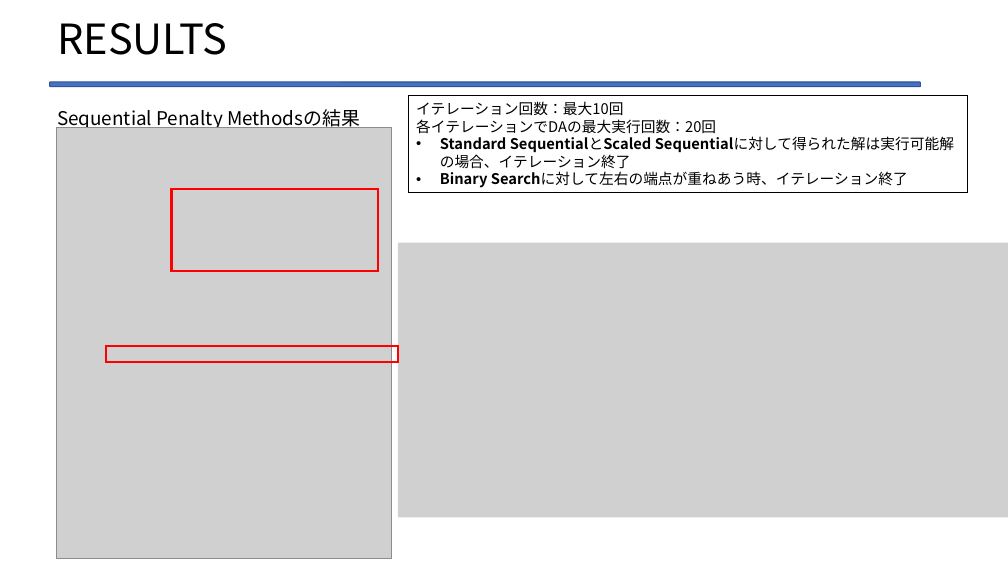
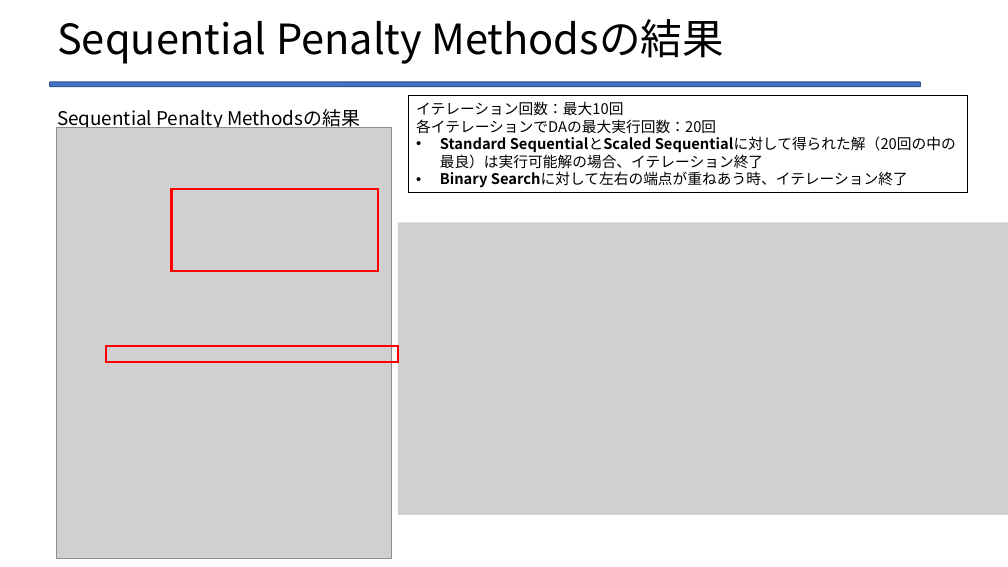
Before and after one commit to Legolas9999/zemi, a slide deck: slide 47 of lcj_ron_zemi2.pptx (slide 45 before the commit). Drawn at 1008x567 pixels with LibreOffice and Linux fonts; fonts in the diff are those of the drawing; grey boxes stand for pictures. Boxes give left, top, right and bottom in pixels: in the first picture for what was removed or moved away, otherwise in the second. Text is boxed around its words. In the diff, an @@ line names an element or a change of style, - is before the commit and + after.

```diff
--- a/lcj_ron_zemi2.pptx
+++ b/lcj_ron_zemi2.pptx
@@ title at (57,19,724,64): text changed @@
-RESULTS
+Sequential Penalty Methodsの結果
@@ text in rectangle at (440,136,956,169): text changed; bold off @@
-• Standard SequentialとScaled Sequentialに対して得られた解は実行可能解の場合、イテレーション終了
+• Standard SequentialとScaled Sequentialに対して得られた解（20回の中の最良）は実行可能解の場合、イテレーション終了
@@ picture: place and size @@
-picture at (398,243,1008,518)
+picture at (398,222,1008,515)
```
Also in this commit, not shown: 5 other slides changed, 3 slides added, 1 slide removed.
